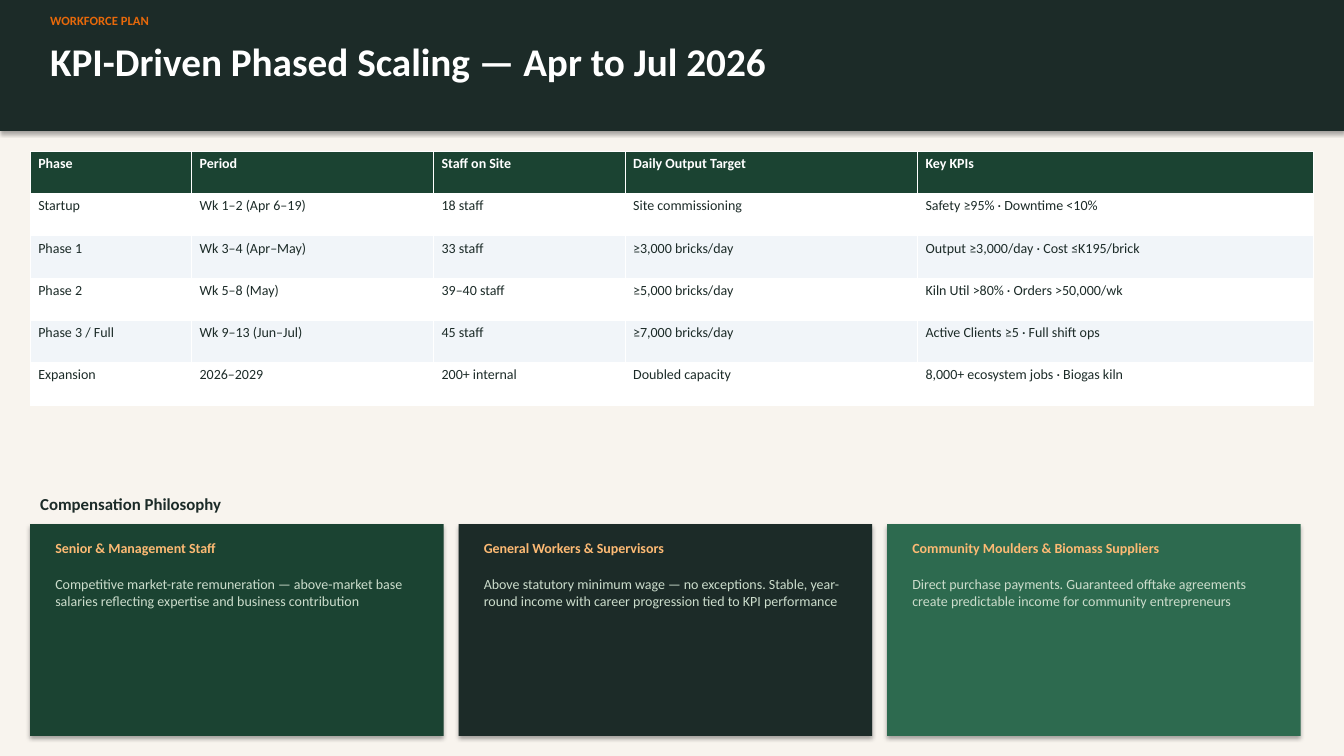
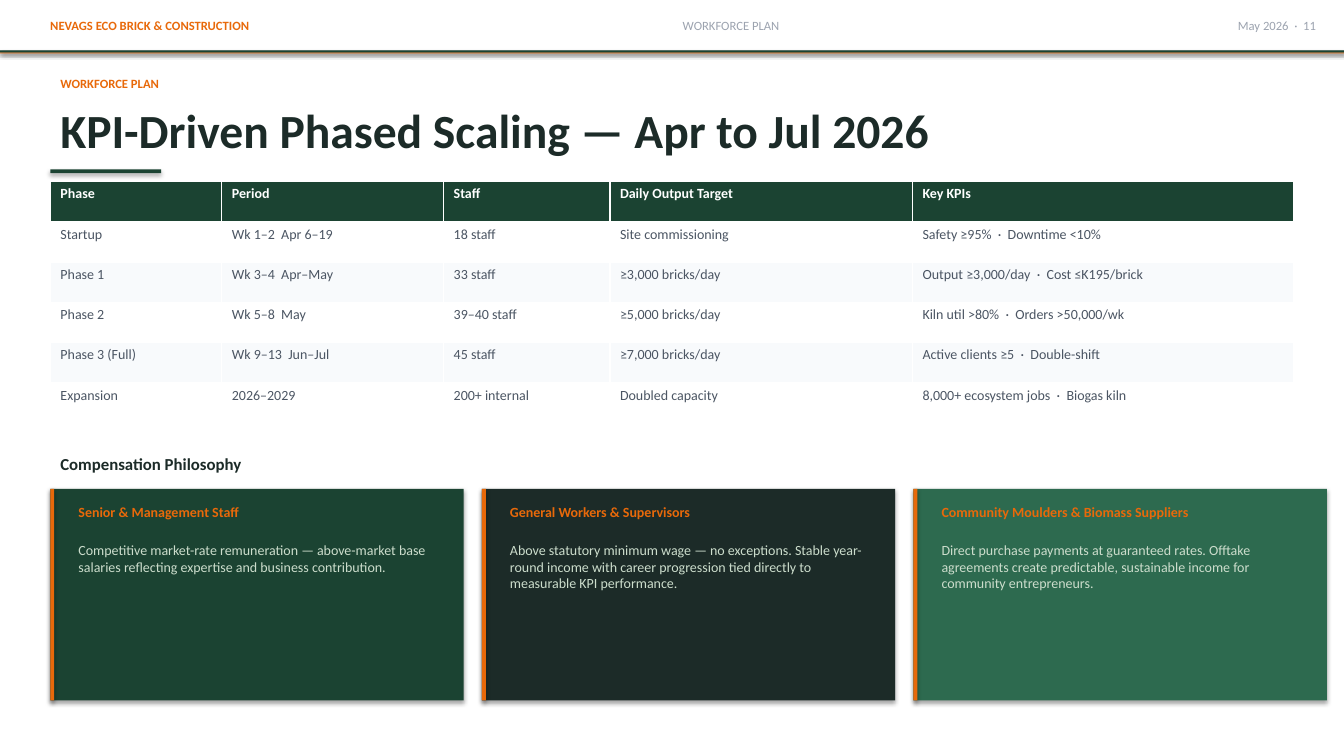
Before and after one commit to Tausi95/nevags, a slide deck: slide 11 of NEVAGS_DEC_Presentation_2026.pptx (slide 10 before the commit). Drawn at 1344x756 pixels with LibreOffice and Linux fonts; fonts in the diff are those of the drawing. Boxes give left, top, right and bottom in pixels: in the first picture for what was removed or moved away, otherwise in the second. Text is boxed around its words. In the diff, an @@ line names an element or a change of style, - is before the commit and + after.

```diff
--- a/NEVAGS_DEC_Presentation_2026.pptx
+++ b/NEVAGS_DEC_Presentation_2026.pptx
@@ rectangle at [0,0,1344,756]: fill #F8F4EE to #FFFFFF @@
@@ rectangle added at [0,0,1344,50], fill #FFFFFF @@
@@ text added at [50,21,249,30], 9 pt, text #E8690A, bold @@
+NEVAGS ECO BRICK & CONSTRUCTION
@@ text added at [683,22,779,30], 9 pt, text #9CA3AF @@
+WORKFORCE PLAN
@@ text added at [1238,21,1316,32], 9 pt, text #9CA3AF @@
+May 2026 · 11
@@ rectangle: place and size @@
-rectangle at [0,0,1344,131]
+rectangle at [0,52,1344,53]
@@ rectangle at [0,52,1344,53]: fill #1C2B28 to #E8690A @@
@@ rectangle added at [0,50,1344,52], fill #1B4332 @@
@@ text "WORKFORCE PLAN": place and size @@
-text "WORKFORCE PLAN" at [50,16,149,25]
+text "WORKFORCE PLAN" at [60,79,159,88]
@@ text "KPI-Driven Phased Scaling — Apr ...": place and size @@
-text "KPI-Driven Phased Scaling — Apr ..." at [50,48,765,83]
+text "KPI-Driven Phased Scaling — Apr ..." at [60,114,928,156]
@@ text "KPI-Driven Phased Scaling — Apr ..." at [60,114,928,156]: size 28 to 34 pt, text colour #FFFFFF to #1C2B28 @@
@@ rectangle added at [50,169,161,173], fill #1B4332 @@
@@ table at [50,181,1294,423] @@
-row 1, column 3: Staff on Site
+row 1, column 3: Staff
-row 2, column 2: Wk 1–2 (Apr 6–19)
+row 2, column 2: Wk 1–2 Apr 6–19
-row 3, column 2: Wk 3–4 (Apr–May)
+row 3, column 2: Wk 3–4 Apr–May
-row 4, column 2: Wk 5–8 (May)
+row 4, column 2: Wk 5–8 May
-row 4, column 5: Kiln Util >80% · Orders >50,000/wk
+row 4, column 5: Kiln util >80% · Orders >50,000/wk
-row 5: Phase 3 / Full | Wk 9–13 (Jun–Jul) | 45 staff | ≥7,000 bricks/day | Active Clients ≥5 · Full shift ops
+row 5: Phase 3 (Full) | Wk 9–13 Jun–Jul | 45 staff | ≥7,000 bricks/day | Active clients ≥5 · Double-shift
@@ fill #F1F5F9 to #F8FAFC in 10 cells @@
@@ text colour #1C2B28 to #4B5563 in "Startup", "18 staff", "Site commissioning", "Safety ≥95% · Downtime <10%" and 14 more places @@
@@ table: place and size @@
-table at [30,151,1314,405]
+table at [50,181,1294,423]
@@ text "Compensation Philosophy": place and size @@
-text "Compensation Philosophy" at [40,498,222,513]
+text "Compensation Philosophy" at [60,458,242,473]
@@ rectangle: place and size @@
-rectangle at [30,524,444,736]
+rectangle at [50,489,464,701]
@@ rectangle added at [50,489,54,701], fill #E8690A @@
@@ text "Senior & Management Staff": place and size @@
-text "Senior & Management Staff" at [55,543,216,556]
+text "Senior & Management Staff" at [78,507,239,520]
@@ rectangle: place and size @@
-rectangle at [459,524,872,736]
+rectangle at [482,489,895,701]
@@ rectangle added at [482,489,486,701], fill #E8690A @@
@@ text "General Workers & Supervisors": place and size @@
-text "General Workers & Supervisors" at [484,543,664,556]
+text "General Workers & Supervisors" at [510,507,690,520]
@@ rectangle: place and size @@
-rectangle at [887,524,1301,736]
+rectangle at [913,489,1327,701]
@@ rectangle added at [913,489,918,701], fill #E8690A @@
@@ text colour #FDBA74 to #E8690A in 3 elements at [78,507,239,520], [510,507,690,520], [942,507,1188,519] @@
@@ text "Community Moulders & Biomass Suppliers": place and size @@
-text "Community Moulders & Biomass Suppliers" at [912,543,1159,556]
+text "Community Moulders & Biomass Suppliers" at [942,507,1188,519]
@@ text at [78,545,425,575]: text changed @@
-Competitive market-rate remuneration — above-market base salaries reflecting expertise and business contribution
+Competitive market-rate remuneration — above-market base salaries reflecting expertise and business contribution.
@@ text at [510,545,862,590]: text changed @@
-Above statutory minimum wage — no exceptions. Stable, year-round income with career progression tied to KPI performance
+Above statutory minimum wage — no exceptions. Stable year-round income with career progression tied directly to measurable KPI performance.
@@ text at [942,545,1250,590]: text changed @@
-Direct purchase payments. Guaranteed offtake agreements create predictable income for community entrepreneurs
+Direct purchase payments at guaranteed rates. Offtake agreements create predictable, sustainable income for community entrepreneurs.
```
Also in this commit, not shown: 13 other slides changed, 2 slides added, 1 other file.
